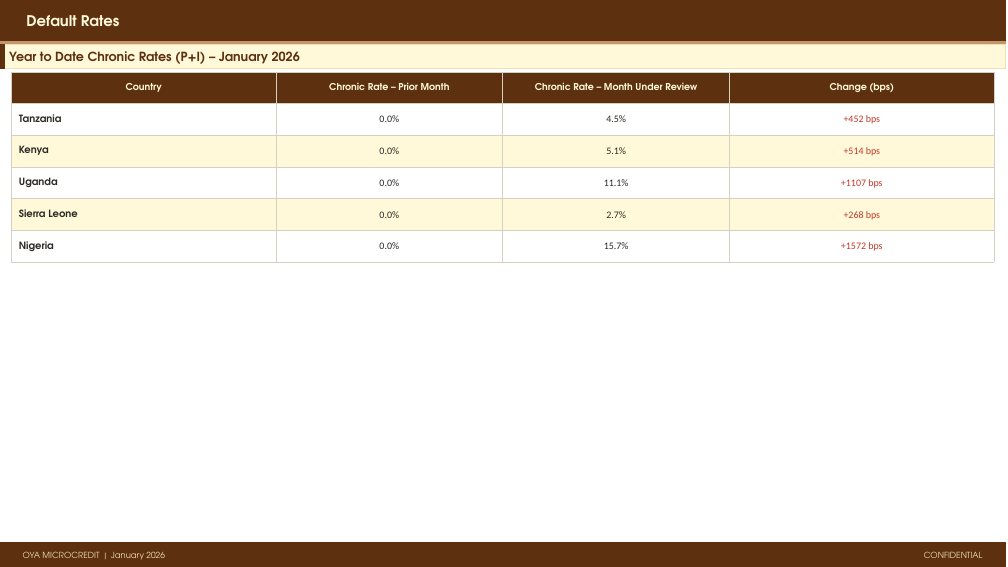
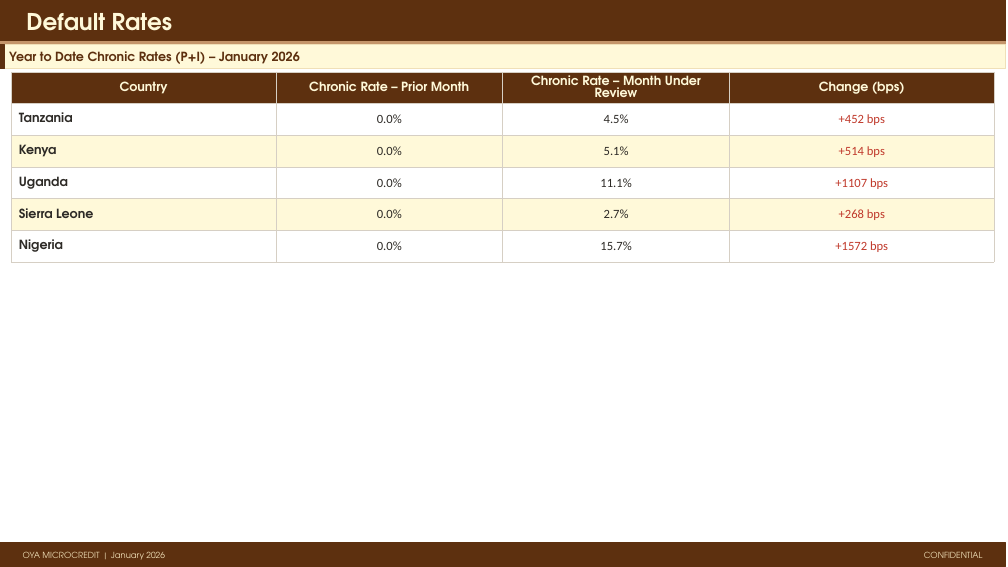
Before and after one commit to ikyei/oya-monthly, a slide deck: slide 7 of reports/2026-01.pptx. Drawn at 1008x567 pixels with LibreOffice and Linux fonts; fonts in the diff are those of the drawing. Boxes give left, top, right and bottom in pixels: in the first picture for what was removed or moved away, otherwise in the second. Text is boxed around its words. In the diff, an @@ line names an element or a change of style, - is before the commit and + after.

```diff
--- a/reports/2026-01.pptx
+++ b/reports/2026-01.pptx
@@ text "Default Rates" at (x1=26, y1=13, x2=172, y2=31): size 14 to 22 pt @@
@@ table at (x1=11, y1=72, x2=994, y2=256) @@
@@ size 9 to 12 pt in "Country", "Chronic Rate – Prior Month", "Chronic Rate – Month Under Review", "Change (bps)" @@
@@ size 9.5 to 12 pt in "Tanzania", "0.0%", "4.5%", "+452 bps" and 16 more places @@
```
Also in this commit, not shown: 11 other slides changed.
